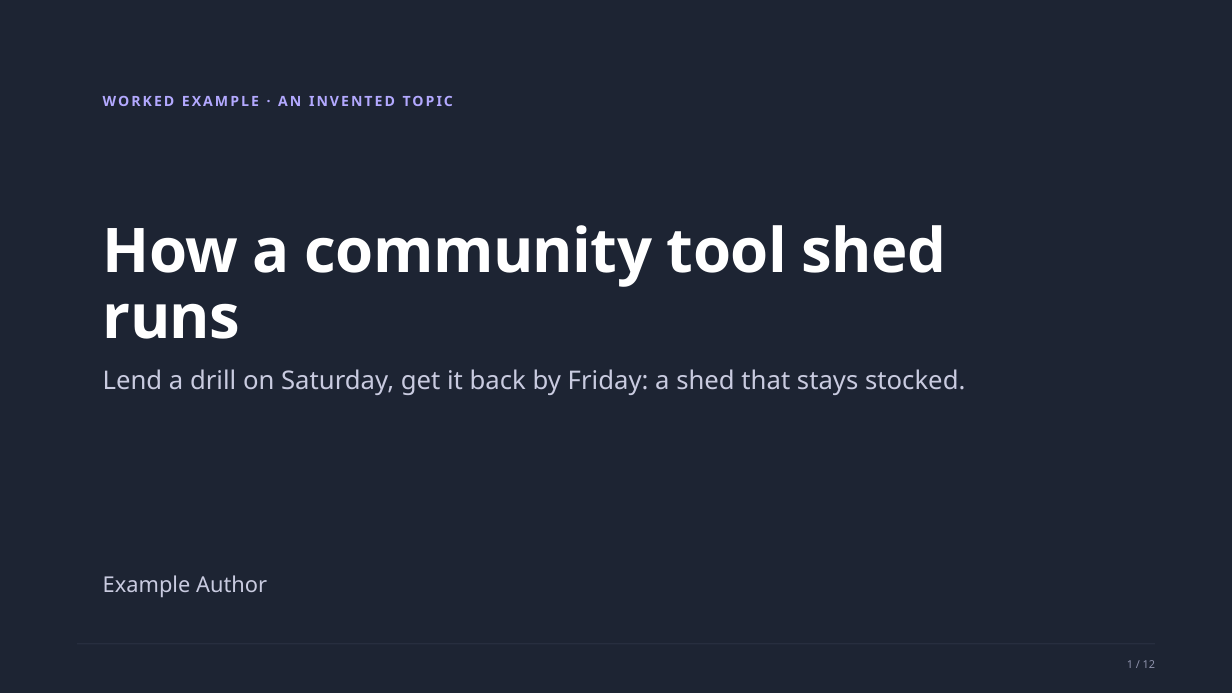
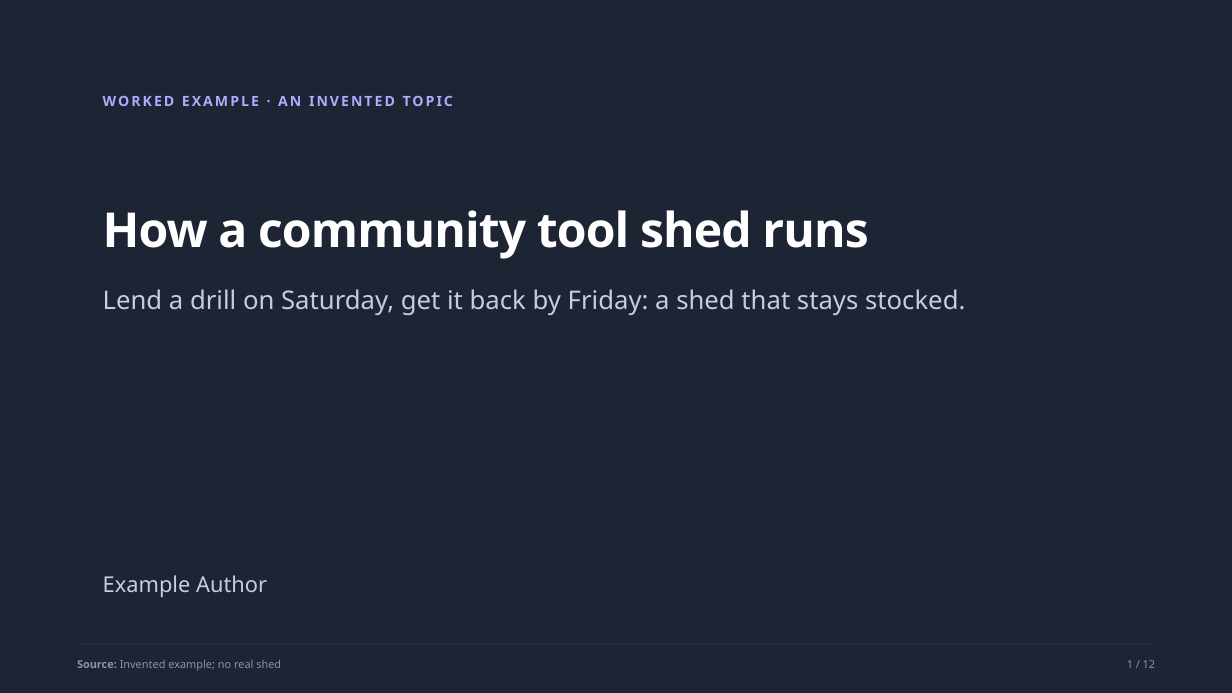
Before and after one commit to witt3rd/publishing, a slide deck: slide 1 of docs/samples/house-style-explainer-v1.pptx. Drawn at 1232x693 pixels with LibreOffice and Linux fonts; fonts in the diff are those of the drawing. Boxes give left, top, right and bottom in pixels: in the first picture for what was removed or moved away, otherwise in the second. Text is boxed around its words. In the diff, an @@ line names an element or a change of style, - is before the commit and + after.

```diff
--- a/docs/samples/house-style-explainer-v1.pptx
+++ b/docs/samples/house-style-explainer-v1.pptx
@@ title "How a community tool shed ...": place and size @@
-title "How a community tool shed ..." at bbox=[103, 225, 947, 339]
+title "How a community tool shed ..." at bbox=[103, 210, 868, 259]
@@ title "How a community tool shed ..." at bbox=[103, 210, 868, 259]: size 48 to 37.5 pt, letter spacing -0.5 to -0.8 pt; line spacing 51.8pt to 40.5pt @@
@@ text "Lend a drill on Saturday, ...": place and size @@
-text "Lend a drill on Saturday, ..." at bbox=[103, 369, 965, 395]
+text "Lend a drill on Saturday, ..." at bbox=[103, 289, 965, 315]
@@ text added at bbox=[77, 660, 281, 671], 8.5 pt, text #8F93AD @@
+Source: Invented example; no real shed
```
Also in this commit, not shown: 7 other slides changed, 21 other files.
